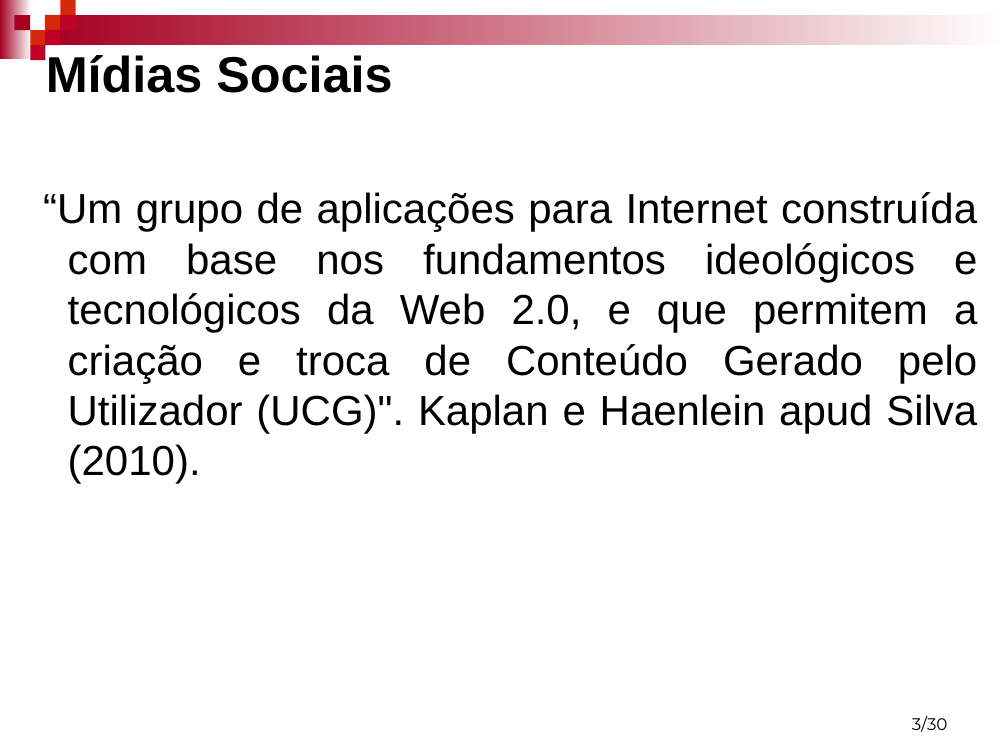
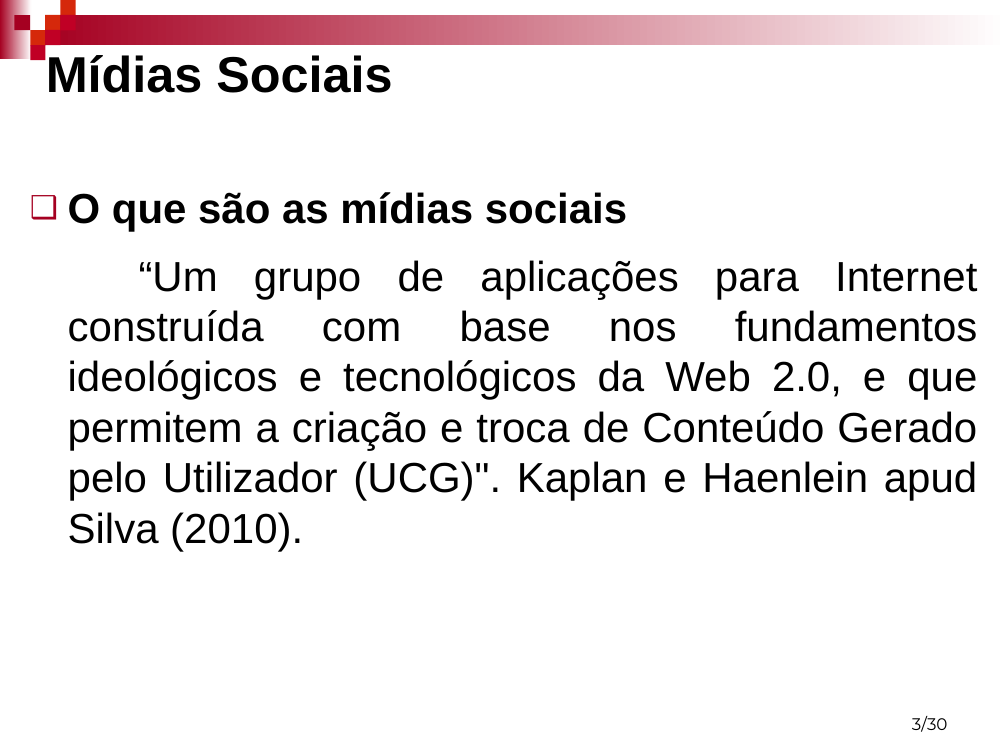
Before and after one commit to mfernado/my-project-socialmonitor, a slide deck: slide 3 of Artigo/Monitoramento de mídias Sociais - Marcos e Robson.ppt. Drawn at 1008x756 pixels with LibreOffice and Linux fonts; fonts in the diff are those of the drawing; background and template pictures are left out. Boxes give left, top, right and bottom in pixels: in the first picture for what was removed or moved away, otherwise in the second. Text is boxed around its words. In the diff, an @@ line names an element or a change of style, - is before the commit and + after.

```diff
--- a/Artigo/Monitoramento de mídias Sociais - Marcos e Robson.ppt
+++ b/Artigo/Monitoramento de mídias Sociais - Marcos e Robson.ppt
@@ text at (68, 192, 627, 232): paragraph added @@
+❑ O que são as mídias sociais
@@ text at (68, 260, 978, 551): more space between paragraphs @@
```
Also in this commit, not shown: 4 other slides changed, 12 slides added, 1 slide removed, 30 other files.
